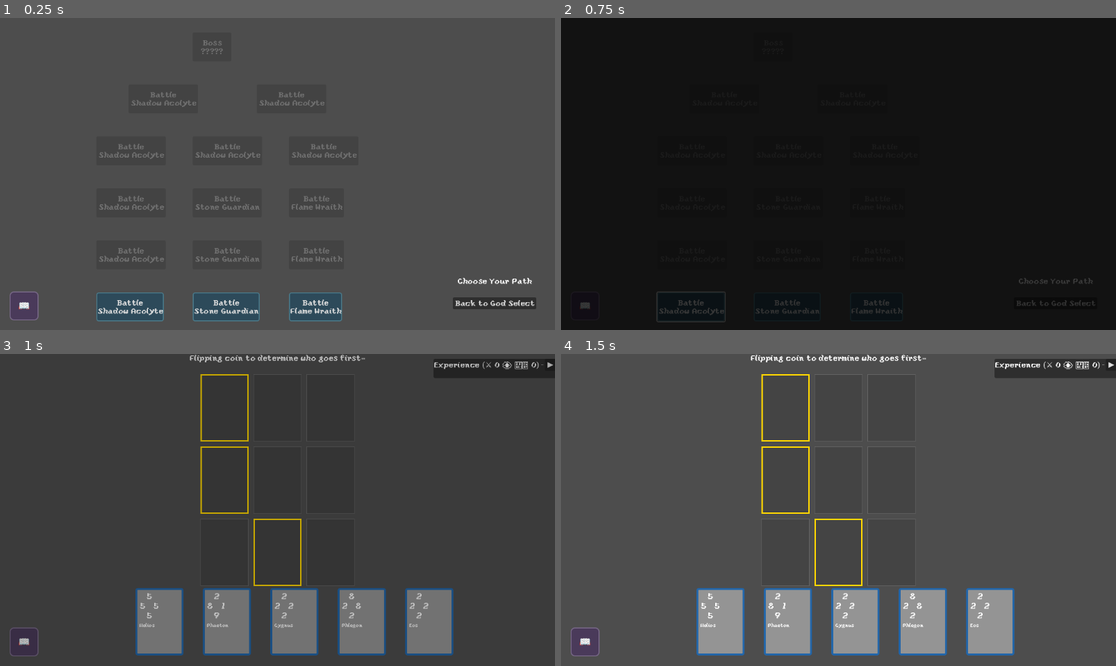
Above: before the commit, frames 1-4 (two rows, left to right).
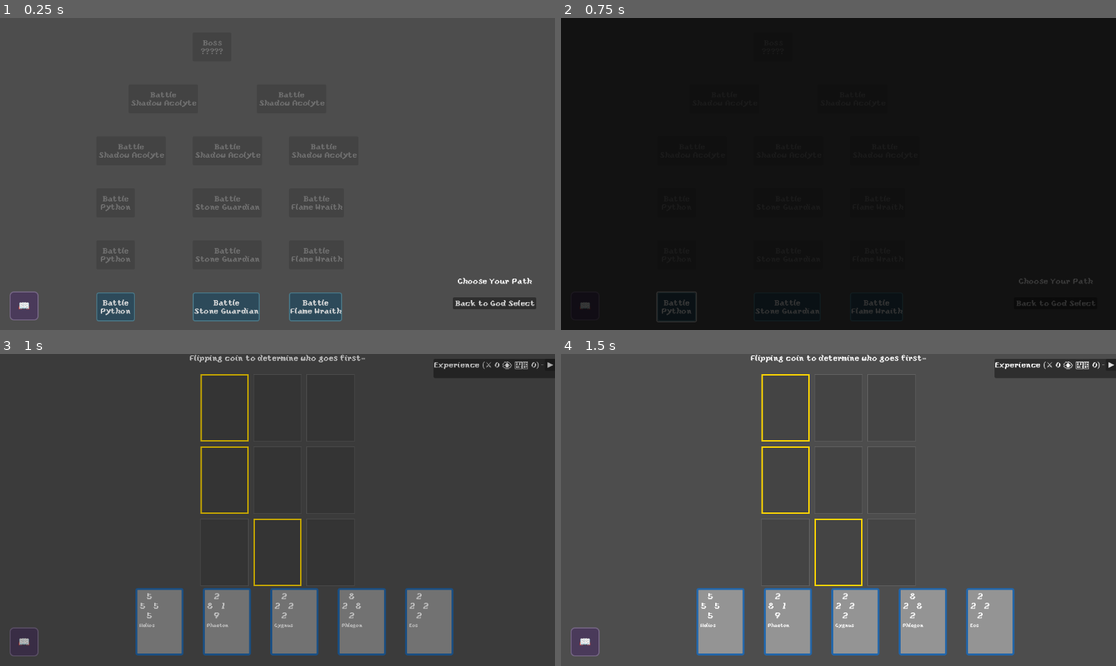
Above: after the commit, the same moments.

Repository: leslieharding/Mnemosyne
Game: Godot game, scene res://Scenes/RunMap.tscn
The game is run twice, just before and just after one commit, with the same random seed, the same clock (stepped at 60 frames per second) and the same inputs. This scene is started directly instead of the project's main scene.
Inputs (mouse positions are in pixels of both pictures, inside the frame that each line leads up to):
- Up to frame 1 (0.25 s): no input
- Up to frame 2 (0.75 s): click (688, 308) at 0.5 s, where only the run before the commit has a clickable "Battle Shadow Acolyte"
- Up to frame 3 (1 s): no input
- Up to frame 4 (1.5 s): tap Enter (ui_accept) at 1.25 s; move the mouse to (810, 572) at 1.27 s; hold Up (ui_up) from 1.28 s (still down); click (810, 572) at 1.42 s

The runs differ from the first frame. In frame 1, 0.9% of the frame differs, in the area x 17-30%, y 57-98%; in frame 2, 0.2%; in frame 3, nothing differs; in frame 4, nothing differs.

Commit message:
Update Enemies.tres

Diff:
--- a/Resources/Collections/Enemies.tres
+++ b/Resources/Collections/Enemies.tres
@@ -6,6 +6,7 @@
 [ext_resource type="Script" uid="uid://bx8x0dmil6800" path="res://Resources/card_ability.gd" id="3_lm3ty"]
 [ext_resource type="Script" uid="uid://i485ofebv0j8" path="res://Resources/enemies_collection.gd" id="4_a5nvj"]
 [ext_resource type="Script" uid="uid://bqbrhjegh1g6e" path="res://Resources/Abilities/stat_boost_ability.gd" id="5_m5w2u"]
+[ext_resource type="Script" uid="uid://bmxtvlg3nqx7s" path="res://Resources/level_data.gd" id="5_mxtxa"]
 [ext_resource type="Script" uid="uid://b72irnrav5w53" path="res://Resources/Abilities/defensive_counter_ability.gd" id="6_mxtxa"]
 [ext_resource type="Script" uid="uid://d1cwgpmvptcjn" path="res://Resources/Abilities/passive_boost_ability.gd" id="7_oovod"]
 [ext_resource type="Script" uid="uid://43v8bwokc47i" path="res://Resources/Abilities/extended_range_ability.gd" id="8_m5w2u"]
@@ -21,10 +22,12 @@
 
 [sub_resource type="Resource" id="Resource_lm3ty"]
 script = ExtResource("2_xcqsp")
-card_name = "Behind"
-values = Array[int]([3, 3, 3, 3])
-description = ""
+card_name = "Python"
+values = Array[int]([5, 5, 5, 5])
+description = "Strike me down Apollo and you will  have Gaia to answer to"
 abilities = Array[ExtResource("3_lm3ty")]([SubResource("Resource_no17v")])
+level_data = Array[ExtResource("5_mxtxa")]([])
+uses_level_progression = false
 metadata/_custom_type_script = "uid://lhqcxql28o5c"
 
 [sub_resource type="Resource" id="Resource_c7e3y"]
@@ -38,10 +41,12 @@
 
 [sub_resource type="Resource" id="Resource_m5w2u"]
 script = ExtResource("2_xcqsp")
-card_name = "In Front"
-values = Array[int]([4, 3, 5, 4])
-description = ""
+card_name = "The Omphalos"
+values = Array[int]([2, 3, 2, 4])
+description = "I'm kind of in the middle of something. The world. "
 abilities = Array[ExtResource("3_lm3ty")]([SubResource("Resource_c7e3y")])
+level_data = Array[ExtResource("5_mxtxa")]([])
+uses_level_progression = false
 metadata/_custom_type_script = "uid://lhqcxql28o5c"
 
 [sub_resource type="Resource" id="Resource_mxtxa"]
@@ -50,6 +55,8 @@
 values = Array[int]([2, 3, 4, 5])
 description = ""
 abilities = Array[ExtResource("3_lm3ty")]([])
+level_data = Array[ExtResource("5_mxtxa")]([])
+uses_level_progression = false
 metadata/_custom_type_script = "uid://lhqcxql28o5c"
 
 [sub_resource type="Resource" id="Resource_oovod"]
@@ -58,6 +65,8 @@
 values = Array[int]([5, 2, 2, 5])
 description = ""
 abilities = Array[ExtResource("3_lm3ty")]([])
+level_data = Array[ExtResource("5_mxtxa")]([])
+uses_level_progression = false
 metadata/_custom_type_script = "uid://lhqcxql28o5c"
 
 [sub_resource type="Resource" id="Resource_qmggo"]
@@ -66,6 +75,8 @@
 values = Array[int]([4, 3, 3, 4])
 description = ""
 abilities = Array[ExtResource("3_lm3ty")]([])
+level_data = Array[ExtResource("5_mxtxa")]([])
+uses_level_progression = false
 metadata/_custom_type_script = "uid://lhqcxql28o5c"
 
 [sub_resource type="Resource" id="Resource_vfgb0"]
@@ -74,6 +85,8 @@
 values = Array[int]([2, 2, 2, 2])
 description = ""
 abilities = Array[ExtResource("3_lm3ty")]([])
+level_data = Array[ExtResource("5_mxtxa")]([])
+uses_level_progression = false
 metadata/_custom_type_script = "uid://lhqcxql28o5c"
 
 [sub_resource type="Resource" id="Resource_sygum"]
@@ -82,6 +95,8 @@
 values = Array[int]([3, 3, 3, 4])
 description = ""
 abilities = Array[ExtResource("3_lm3ty")]([])
+level_data = Array[ExtResource("5_mxtxa")]([])
+uses_level_progression = false
 metadata/_custom_type_script = "uid://lhqcxql28o5c"
 
 [sub_resource type="Resource" id="Resource_upckc"]
@@ -90,6 +105,8 @@
 values = Array[int]([2, 1, 2, 1])
 description = ""
 abilities = Array[ExtResource("3_lm3ty")]([])
+level_data = Array[ExtResource("5_mxtxa")]([])
+uses_level_progression = false
 metadata/_custom_type_script = "uid://lhqcxql28o5c"
 
 [sub_resource type="Resource" id="Resource_r05oc"]
@@ -98,6 +115,8 @@
 values = Array[int]([3, 3, 3, 3])
 description = ""
 abilities = Array[ExtResource("3_lm3ty")]([])
+level_data = Array[ExtResource("5_mxtxa")]([])
+uses_level_progression = false
 metadata/_custom_type_script = "uid://lhqcxql28o5c"
 
 [sub_resource type="Resource" id="Resource_cakw3"]
@@ -106,6 +125,8 @@
 values = Array[int]([1, 2, 3, 4])
 description = ""
 abilities = Array[ExtResource("3_lm3ty")]([])
+level_data = Array[ExtResource("5_mxtxa")]([])
+uses_level_progression = false
 metadata/_custom_type_script = "uid://lhqcxql28o5c"
 
 [sub_resource type="Resource" id="Resource_p88u5"]
@@ -114,6 +135,8 @@
 values = Array[int]([1, 1, 1, 1])
 description = ""
 abilities = Array[ExtResource("3_lm3ty")]([])
+level_data = Array[ExtResource("5_mxtxa")]([])
+uses_level_progression = false
 metadata/_custom_type_script = "uid://lhqcxql28o5c"
 
 [sub_resource type="Resource" id="Resource_hu0wn"]
@@ -122,6 +145,8 @@
 values = Array[int]([1, 1, 1, 1])
 description = ""
 abilities = Array[ExtResource("3_lm3ty")]([])
+level_data = Array[ExtResource("5_mxtxa")]([])
+uses_level_progression = false
 metadata/_custom_type_script = "uid://lhqcxql28o5c"
 
 [sub_resource type="Resource" id="Resource_0vidc"]
@@ -130,6 +155,8 @@
 values = Array[int]([1, 1, 1, 1])
 description = ""
 abilities = Array[ExtResource("3_lm3ty")]([])
+level_data = Array[ExtResource("5_mxtxa")]([])
+uses_level_progression = false
 metadata/_custom_type_script = "uid://lhqcxql28o5c"
 
 [sub_resource type="Resource" id="Resource_1g5vp"]
@@ -138,6 +165,8 @@
 values = Array[int]([1, 1, 1, 1])
 description = ""
 abilities = Array[ExtResource("3_lm3ty")]([])
+level_data = Array[ExtResource("5_mxtxa")]([])
+uses_level_progression = false
 metadata/_custom_type_script = "uid://lhqcxql28o5c"
 
 [sub_resource type="Resource" id="Resource_4qd0a"]
@@ -146,36 +175,38 @@
 values = Array[int]([1, 1, 1, 1])
 description = ""
 abilities = Array[ExtResource("3_lm3ty")]([])
+level_data = Array[ExtResource("5_mxtxa")]([])
+uses_level_progression = false
 metadata/_custom_type_script = "uid://lhqcxql28o5c"
 
 [sub_resource type="Resource" id="Resource_j1bdk"]
 script = ExtResource("3_601pn")
-deck_name = ""
-deck_description = ""
-difficulty_level = 0
+deck_name = "Python 1"
+deck_description = "Level 1"
+difficulty_level = 1
 card_indices = Array[int]([0, 1, 2, 3, 4])
 metadata/_custom_type_script = "uid://ctv7ajt5j616m"
 
 [sub_resource type="Resource" id="Resource_57iqf"]
 script = ExtResource("3_601pn")
-deck_name = ""
-deck_description = ""
-difficulty_level = 1
+deck_name = "Python 2"
+deck_description = "Level 2"
+difficulty_level = 2
 card_indices = Array[int]([5, 6, 7, 8, 9])
 metadata/_custom_type_script = "uid://ctv7ajt5j616m"
 
 [sub_resource type="Resource" id="Resource_kjbhx"]
 script = ExtResource("3_601pn")
-deck_name = ""
-deck_description = ""
-difficulty_level = 2
+deck_name = "Python 3"
+deck_description = "Level 3"
+difficulty_level = 3
 card_indices = Array[int]([10, 11, 12, 13, 14])
 metadata/_custom_type_script = "uid://ctv7ajt5j616m"
 
 [sub_resource type="Resource" id="Resource_efy6x"]
 script = ExtResource("1_e7ref")
-enemy_name = "Shadow Acolyte"
-enemy_description = "he WAS hiding all along"
+enemy_name = "Python"
+enemy_description = "Strike me down and you will  have Gaia to answer to"
 cards = Array[ExtResource("2_xcqsp")]([SubResource("Resource_lm3ty"), SubResource("Resource_m5w2u"), SubResource("Resou …(385 unchanged characters)…
 decks = Array[ExtResource("3_601pn")]([SubResource("Resource_j1bdk"), SubResource("Resource_57iqf"), SubResource("Resource_kjbhx")])
 metadata/_custom_type_script = "uid://cy5vuexkeqnvg"
@@ -186,6 +217,8 @@
 values = Array[int]([1, 1, 1, 1])
 description = ""
 abilities = Array[ExtResource("3_lm3ty")]([])
+level_data = Array[ExtResource("5_mxtxa")]([])
+uses_level_progression = false
 metadata/_custom_type_script = "uid://lhqcxql28o5c"
 
 [sub_resource type="Resource" id="Resource_xcqsp"]
@@ -194,6 +227,8 @@
 values = Array[int]([1, 1, 1, 1])
 description = ""
 abilities = Array[ExtResource("3_lm3ty")]([])
+level_data = Array[ExtResource("5_mxtxa")]([])
+uses_level_progression = false
 metadata/_custom_type_script = "uid://lhqcxql28o5c"
 
 [sub_resource type="Resource" id="Resource_601pn"]
@@ -202,6 +237,8 @@
 values = Array[int]([1, 1, 1, 1])
 description = ""
 abilities = Array[ExtResource("3_lm3ty")]([])
+level_data = Array[ExtResource("5_mxtxa")]([])
+uses_level_progression = false
 metadata/_custom_type_script = "uid://lhqcxql28o5c"
 
 [sub_resource type="Resource" id="Resource_a5nvj"]
@@ -210,6 +247,8 @@
 values = Array[int]([1, 1, 1, 1])
 description = ""
 abilities = Array[ExtResource("3_lm3ty")]([])
+level_data = Array[ExtResource("5_mxtxa")]([])
+uses_level_progression = false
 metadata/_custom_type_script = "uid://lhqcxql28o5c"
 
 [sub_resource type="Resource" id="Resource_5025t"]
@@ -218,6 +257,8 @@
 values = Array[int]([1, 1, 1, 1])
 description = ""
 abilities = Array[ExtResource("3_lm3ty")]([])
+level_data = Array[ExtResource("5_mxtxa")]([])
+uses_level_progression = false
 metadata/_custom_type_script = "uid://lhqcxql28o5c"
 
 [sub_resource type="Resource" id="Resource_8op3g"]
@@ -226,6 +267,8 @@
 values = Array[int]([1, 1, 1, 1])
 description = ""
 abilities = Array[ExtResource("3_lm3ty")]([])
+level_data = Array[ExtResource("5_mxtxa")]([])
+uses_level_progression = false
 metadata/_custom_type_script = "uid://lhqcxql28o5c"
 
 [sub_resource type="Resource" id="Resource_m0fay"]
@@ -234,6 +277,8 @@
 values = Array[int]([1, 1, 1, 1])
 description = ""
 abilities = Array[ExtResource("3_lm3ty")]([])
+level_data = Array[ExtResource("5_mxtxa")]([])
+uses_level_progression = false
 metadata/_custom_type_script = "uid://lhqcxql28o5c"
 
 [sub_resource type="Resource" id="Resource_skkmd"]
@@ -242,6 +287,8 @@
 values = Array[int]([1, 1, 1, 1])
 description = ""
 abilities = Array[ExtResource("3_lm3ty")]([])
+level_data = Array[ExtResource("5_mxtxa")]([])
+uses_level_progression = false
 metadata/_custom_type_script = "uid://lhqcxql28o5c"
 
 [sub_resource type="Resource" id="Resource_1hj1v"]
@@ -250,6 +297,8 @@
 values = Array[int]([1, 1, 1, 1])
 description = ""
 abilities = Array[ExtResource("3_lm3ty")]([])
+level_data = Array[ExtResource("5_mxtxa")]([])
+uses_level_progression = false
 metadata/_custom_type_script = "uid://lhqcxql28o5c"
 
 [sub_resource type="Resource" id="Resource_1v88n"]
@@ -258,6 +307,8 @@
 values = Array[int]([1, 1, 1, 1])
 description = ""
 abilities = Array[ExtResource("3_lm3ty")]([])
+level_data = Array[ExtResource("5_mxtxa")]([])
+uses_level_progression = false
 metadata/_custom_type_script = "uid://lhqcxql28o5c"
 
 [sub_resource type="Resource" id="Resource_1qrda"]
@@ -266,6 +317,8 @@
 values = Array[int]([1, 1, 1, 1])
 description = ""
 abilities = Array[ExtResource("3_lm3ty")]([])
+level_data = Array[ExtResource("5_mxtxa")]([])
+uses_level_progression = false
 metadata/_custom_type_script = "uid://lhqcxql28o5c"
 
 [sub_resource type="Resource" id="Resource_2v1mv"]
@@ -274,6 +327,8 @@
 values = Array[int]([1, 1, 1, 1])
 description = ""
 abilities = Array[ExtResource("3_lm3ty")]([])
+level_data = Array[ExtResource("5_mxtxa")]([])
+uses_level_progression = false
 metadata/_custom_type_script = "uid://lhqcxql28o5c"
 
 [sub_resource type="Resource" id="Resource_sqqrj"]
@@ -282,6 +337,8 @@
 values = Array[int]([1, 1, 1, 1])
 description = ""
 abilities = Array[ExtResource("3_lm3ty")]([])
+level_data = Array[ExtResource("5_mxtxa")]([])
+uses_level_progression = false
 metadata/_custom_type_script = "uid://lhqcxql28o5c"
 
 [sub_resource type="Resource" id="Resource_2u16m"]
@@ -290,6 +347,8 @@
 values = Array[int]([1, 1, 1, 1])
 description = ""
 abilities = Array[ExtResource("3_lm3ty")]([])
+level_data = Array[ExtResource("5_mxtxa")]([])
+uses_level_progression = false
 metadata/_custom_type_script = "uid://lhqcxql28o5c"
 
 [sub_resource type="Resource" id="Resource_5pa5w"]
@@ -298,6 +357,8 @@
 values = Array[int]([1, 1, 1, 1])
 description = ""
 abilities = Array[ExtResource("3_lm3ty")]([])
+level_data = Array[ExtResource("5_mxtxa")]([])
+uses_level_progression = false
 metadata/_custom_type_script = "uid://lhqcxql28o5c"
 
 [sub_resource type="Resource" id="Resource_cetws"]
@@ -338,6 +399,8 @@
 values = Array[int]([1, 1, 1, 1])
 description = ""
 abilities = Array[ExtResource("3_lm3ty")]([])
+level_data = Array[ExtResource("5_mxtxa")]([])
+uses_level_progression = false
 metadata/_custom_type_script = "uid://lhqcxql28o5c"
 
 [sub_resource type="Resource" id="Resource_btcve"]
@@ -346,6 +409,8 @@
 values = Array[int]([1, 1, 1, 1])
 description = ""
 abilities = Array[ExtResource("3_lm3ty")]([])
+level_data = Array[ExtResource("5_mxtxa")]([])
+uses_level_progression = false
 metadata/_custom_type_script = "uid://lhqcxql28o5c"
 
 [sub_resource type="Resource" id="Resource_nvk4f"]
@@ -354,6 +419,8 @@
 values = Array[int]([1, 1, 1, 1])
 description = ""
 abilities = Array[ExtResource("3_lm3ty")]([])
+level_data = Array[ExtResource("5_mxtxa")]([])
+uses_level_progression = false
 metadata/_custom_type_script = "uid://lhqcxql28o5c"
 
 [sub_resource type="Resource" id="Resource_dgx1d"]
@@ -362,6 +429,8 @@
 values = Array[int]([1, 1, 1, 1])
 description = ""
 abilities = Array[ExtResource("3_lm3ty")]([])
+level_data = Array[ExtResource("5_mxtxa")]([])
+uses_level_progression = false
 metadata/_custom_type_script = "uid://lhqcxql28o5c"
 
 [sub_resource type="Resource" id="Resource_mpjhg"]
@@ -370,6 +439,8 @@
 values = Array[int]([1, 1, 1, 1])
 description = ""
 abilities = Array[ExtResource("3_lm3ty")]([])
+level_data = Array[ExtResource("5_mxtxa")]([])
+uses_level_progression = false
 metadata/_custom_type_script = "uid://lhqcxql28o5c"
 
 [sub_resource type="Resource" id="Resource_ryxg6"]
@@ -378,6 +449,8 @@
 values = Array[int]([1, 1, 1, 1])
 description = ""
 abilities = Array[ExtResource("3_lm3ty")]([])
+level_data = Array[ExtResource("5_mxtxa")]([])
+uses_level_progression = false
 metadata/_custom_type_script = "uid://lhqcxql28o5c"
 
 [sub_resource type="Resource" id="Resource_b1ysv"]
@@ -386,6 +459,8 @@
 values = Array[int]([1, 1, 1, 1])
 description = ""
 abilities = Array[ExtResource("3_lm3ty")]([])
+level_data = Array[ExtResource("5_mxtxa")]([])
+uses_level_progression = false
 metadata/_custom_type_script = "uid://lhqcxql28o5c"
 
 [sub_resource type="Resource" id="Resource_jruhe"]
@@ -394,6 +469,8 @@
 values = Array[int]([1, 1, 1, 1])
 description = ""
 abilities = Array[ExtResource("3_lm3ty")]([])
+level_data = Array[ExtResource("5_mxtxa")]([])
+uses_level_progression = false
 metadata/_custom_type_script = "uid://lhqcxql28o5c"
 
 [sub_resource type="Resource" id="Resource_86f4t"]
@@ -402,6 +479,8 @@
 values = Array[int]([1, 1, 1, 1])
 description = ""
 abilities = Array[ExtResource("3_lm3ty")]([])
+level_data = Array[ExtResource("5_mxtxa")]([])
+uses_level_progression = false
 metadata/_custom_type_script = "uid://lhqcxql28o5c"
 
 [sub_resource type="Resource" id="Resource_e5rwc"]
@@ -410,6 +489,8 @@
 values = Array[int]([1, 1, 1, 1])
 description = ""
 abilities = Array[ExtResource("3_lm3ty")]([])
+level_data = Array[ExtResource("5_mxtxa")]([])
+uses_level_progression = false
 metadata/_custom_type_script = "uid://lhqcxql28o5c"
 
 [sub_resource type="Resource" id="Resource_ueo1r"]
@@ -418,6 +499,8 @@
 values = Array[int]([1, 1, 1, 1])
 description = ""
 abilities = Array[ExtResource("3_lm3ty")]([])
+level_data = Array[ExtResource("5_mxtxa")]([])
+uses_level_progression = false
 metadata/_custom_type_script = "uid://lhqcxql28o5c"
 
 [sub_resource type="Resource" id="Resource_2lbxq"]
@@ -426,6 +509,8 @@
 values = Array[int]([1, 1, 1, 1])
 description = ""
 abilities = Array[ExtResource("3_lm3ty")]([])
+level_data = Array[ExtResource("5_mxtxa")]([])
+uses_level_progression = false
 metadata/_custom_type_script = "uid://lhqcxql28o5c"
 
 [sub_resource type="Resource" id="Resource_25gb6"]
@@ -434,6 +519,8 @@
 values = Array[int]([1, 1, 1, 1])
 description = ""
 abilities = Array[ExtResource("3_lm3ty")]([])
+level_data = Array[ExtResource("5_mxtxa")]([])
+uses_level_progression = false
 metadata/_custom_type_script = "uid://lhqcxql28o5c"
 
 [sub_resource type="Resource" id="Resource_7uopj"]
@@ -442,6 +529,8 @@
 values = Array[int]([1, 1, 1, 1])
 description = ""
 abilities = Array[ExtResource("3_lm3ty")]([])
+level_data = Array[ExtResource("5_mxtxa")]([])
+uses_level_progression = false
 metadata/_custom_type_script = "uid://lhqcxql28o5c"
 
 [sub_resource type="Resource" id="Resource_spvwg"]
@@ -450,6 +539,8 @@
 values = Array[int]([1, 1, 1, 1])
 description = ""
 abilities = Array[ExtResource("3_lm3ty")]([])
+level_data = Array[ExtResource("5_mxtxa")]([])
+uses_level_progression = false
 metadata/_custom_type_script = "uid://lhqcxql28o5c"
 
 [sub_resource type="Resource" id="Resource_x1kcy"]
@@ -499,6 +590,8 @@
 values = Array[int]([5, 5, 5, 5])
 description = ""
 abilities = Array[ExtResource("3_lm3ty")]([SubResource("Resource_gr0xj")])
+level_data = Array[ExtResource("5_mxtxa")]([])
+uses_level_progression = false
 metadata/_custom_type_script = "uid://lhqcxql28o5c"
 
 [sub_resource type="Resource" id="Resource_wlj4d"]
@@ -507,6 +600,8 @@
 values = Array[int]([5, 5, 5, 5])
 description = ""
 abilities = Array[ExtResource("3_lm3ty")]([])
+level_data = Array[ExtResource("5_mxtxa")]([])
+uses_level_progression = false
 metadata/_custom_type_script = "uid://lhqcxql28o5c"
 
 [sub_resource type="Resource" id="Resource_s4ywq"]
@@ -523,6 +618,8 @@
 values = Array[int]([6, 6, 6, 6])
 description = ""
 abilities = Array[ExtResource("3_lm3ty")]([SubResource("Resource_s4ywq")])
+level_data = Array[ExtResource("5_mxtxa")]([])
+uses_level_progression = false
 metadata/_custom_type_script = "uid://lhqcxql28o5c"
 
 [sub_resource type="Resource" id="Resource_cdkae"]
@@ -531,6 +628,8 @@
 values = Array[int]([7, 7, 7, 7])
 description = ""
 abilities = Array[ExtResource("3_lm3ty")]([])
+level_data = Array[ExtResource("5_mxtxa")]([])
+uses_level_progression = false
 metadata/_custom_type_script = "uid://lhqcxql28o5c"
 
 [sub_resource type="Resource" id="Resource_8cjcf"]
@@ -548,6 +647,8 @@
 values = Array[int]([6, 6, 6, 6])
 description = ""
 abilities = Array[ExtResource("3_lm3ty")]([SubResource("Resource_8cjcf")])
+level_data = Array[ExtResource("5_mxtxa")]([])
+uses_level_progression = false
 metadata/_custom_type_script = "uid://lhqcxql28o5c"
 
 [sub_resource type="Resource" id="Resource_8p8y8"]
@@ -581,6 +682,8 @@
 values = Array[int]([6, 6, 6, 6])
 description = "The Olympian Mother"
 abilities = Array[ExtResource("3_lm3ty")]([SubResource("Resource_nxrfj")])
+level_data = Array[ExtResource("5_mxtxa")]([])
+uses_level_progression = false
 metadata/_custom_type_script = "uid://lhqcxql28o5c"
 
 [sub_resource type="Resource" id="Resource_6q6nx"]
@@ -598,6 +701,8 @@
 values = Array[int]([7, 7, 6, 6])
 description = "He that walks on high"
 abilities = Array[ExtResource("3_lm3ty")]([SubResource("Resource_6q6nx")])
+level_data = Array[ExtResource("5_mxtxa")]([])
+uses_level_progression = false
 metadata/_custom_type_script = "uid://lhqcxql28o5c"
 
 [sub_resource type="Resource" id="Resource_ed58i"]
@@ -614,6 +719,8 @@
 values = Array[int]([8, 7, 8, 7])
 description = "The world upon thine shoulders"
 abilities = Array[ExtResource("3_lm3ty")]([SubResource("Resource_ed58i")])
+level_data = Array[ExtResource("5_mxtxa")]([])
+uses_level_progression = false
 metadata/_custom_type_script = "uid://lhqcxql28o5c"
 
 [sub_resource type="Resource" id="Resource_eypsl"]
@@ -631,6 +738,8 @@
 values = Array[int]([7, 6, 6, 7])
 description = "Most of the surface is named after me"
 abilities = Array[ExtResource("3_lm3ty")]([SubResource("Resource_eypsl")])
+level_data = Array[ExtResource("5_mxtxa")]([])
+uses_level_progression = false
 metadata/_custom_type_script = "uid://lhqcxql28o5c"
 
 [sub_resource type="Resource" id="Resource_8eb4r"]
@@ -639,6 +748,8 @@
 values = Array[int]([5, 6, 5, 6])
 description = "The shining one"
 abilities = Array[ExtResource("3_lm3ty")]([])
+level_data = Array[ExtResource("5_mxtxa")]([])
+uses_level_progression = false
 metadata/_custom_type_script = "uid://lhqcxql28o5c"
 
 [sub_resource type="Resource" id="Resource_ydsva"]
@@ -652,7 +763,7 @@
 [sub_resource type="Resource" id="Resource_25nh6"]
 script = ExtResource("1_e7ref")
 enemy_name = "Chronos"
-enemy_description = "Have you got the time to hang out?"
+enemy_description = "Time? Yeah I've got some spare"
 cards = Array[ExtResource("2_xcqsp")]([SubResource("Resource_wi1xk"), SubResource("Resource_fxeb3"), SubResource("Resource_sfnpw"), SubResource("Resource_68lbv"), SubResource("Resource_8eb4r")])
 decks = Array[ExtResource("3_601pn")]([SubResource("Resource_ydsva")])
 metadata/_custom_type_script = "uid://cy5vuexkeqnvg"
Not shown: 1 places in Resources/Collections/Enemies.tres that only renumber resources
